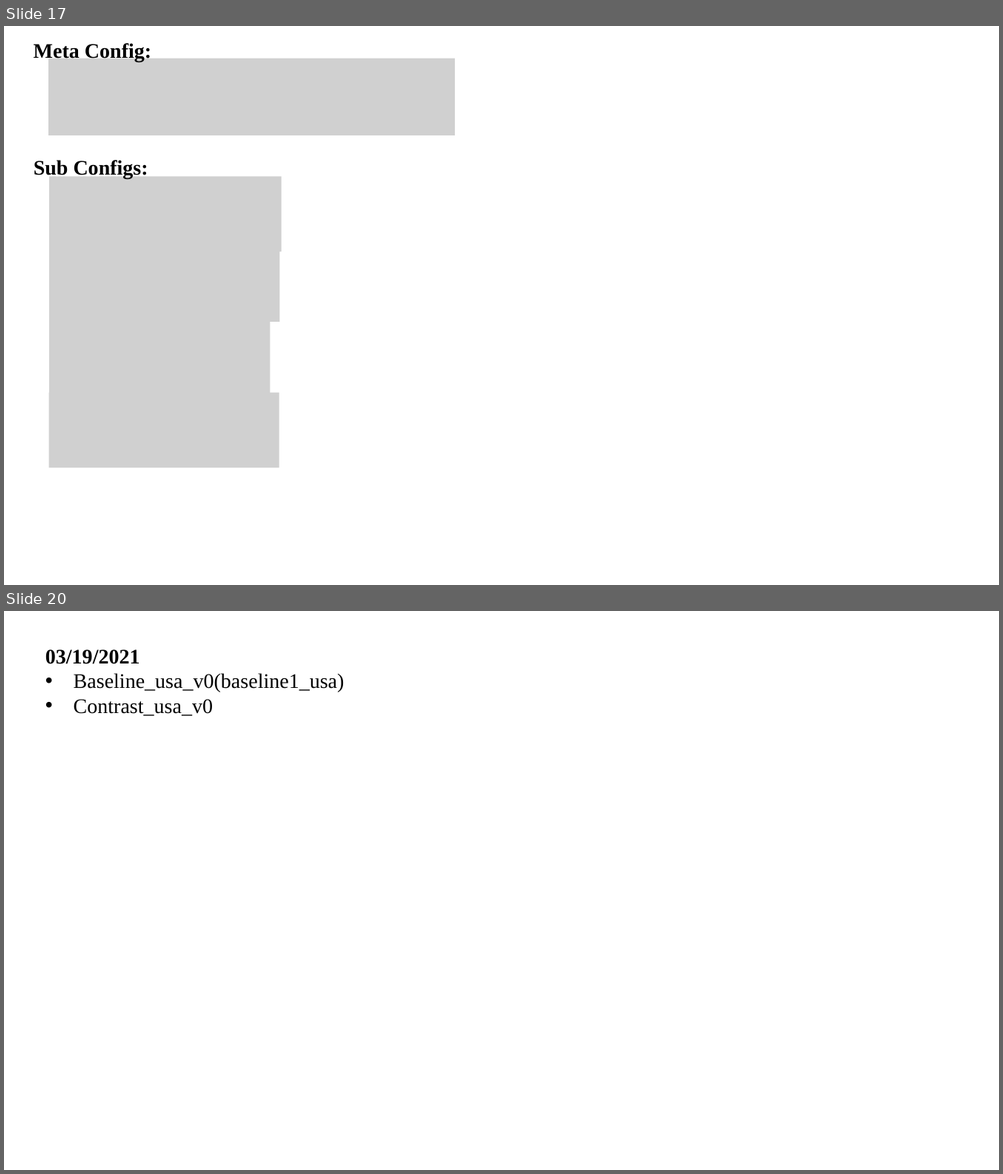
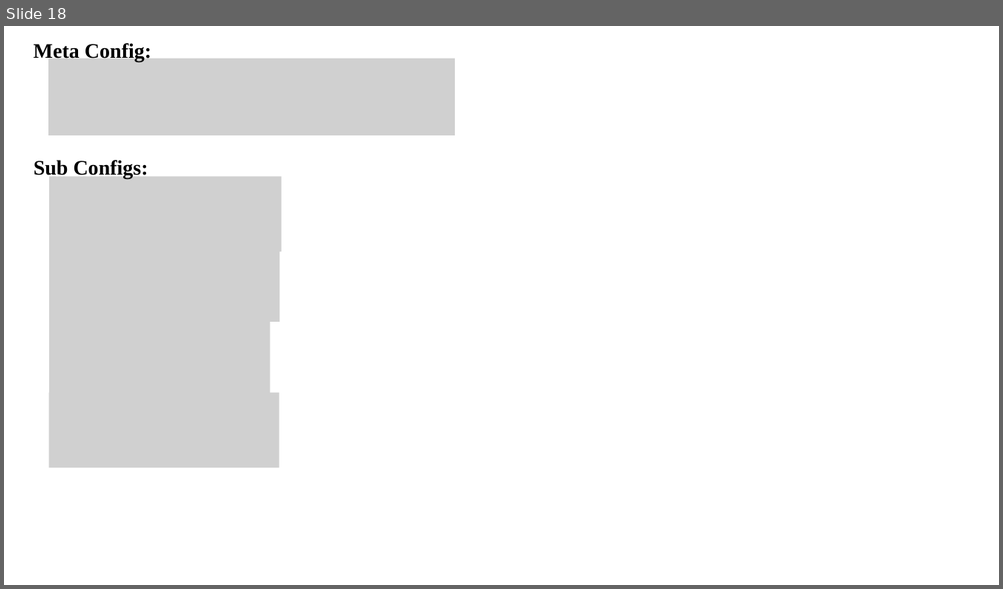
Before and after one commit to XYHC-MMDA/Multi-modal-Multi-task-DA, a slide deck: demo/latest.pptx. Shown one above the other, each under a label of ours: slides 17 and 20 before the commit, slide 18 after it; the slides between them are not shown. The pictures are 1003x1174 and 1003x589 pixels, drawn with LibreOffice and Linux fonts; fonts in the diff are those of the drawing; grey boxes stand for pictures. Boxes give left, top, right and bottom in pixels: in the first picture for what was removed or moved away, otherwise in the second. Text is boxed around its words. In the diff, an @@ line names an element or a change of style, - is before the commit and + after.

```diff
--- a/demo/latest.pptx
+++ b/demo/latest.pptx
@@ slide 20 removed at (x1=4, y1=611, x2=999, y2=1170), background #FFFFFF @@
@@ text removed at (x1=45, y1=649, x2=344, y2=716) @@
-03/19/2021
-• Baseline_usa_v0(baseline1_usa)
-• Contrast_usa_v0
@@ what was slide 17 is now slide 18 @@
```
Also in this commit, not shown: 8 slides changed, 4 slides added, 3 other slides removed.
